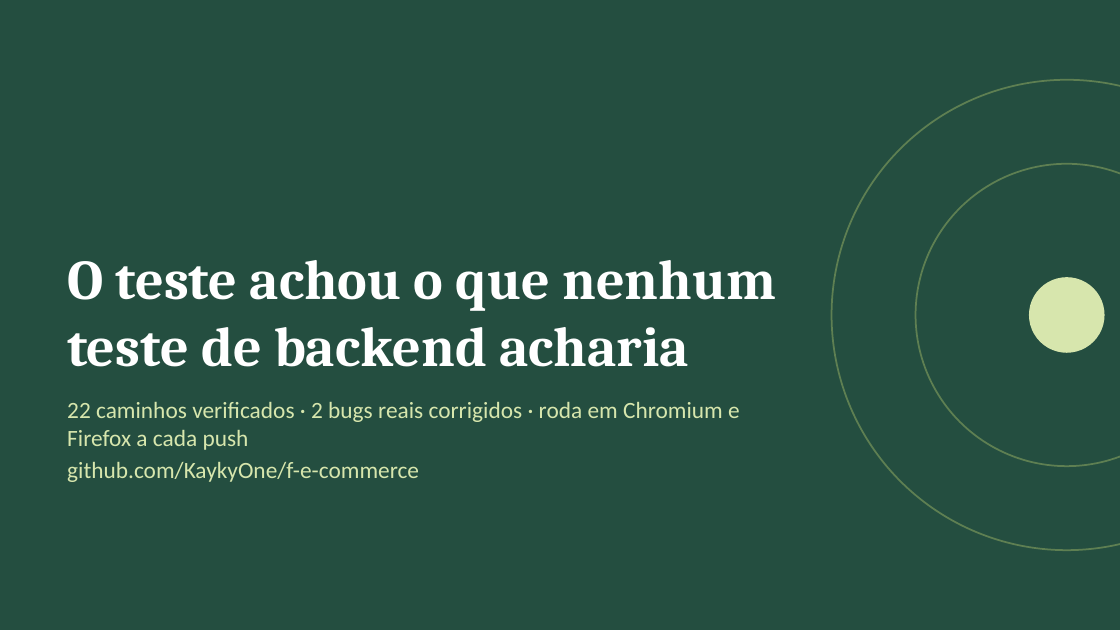
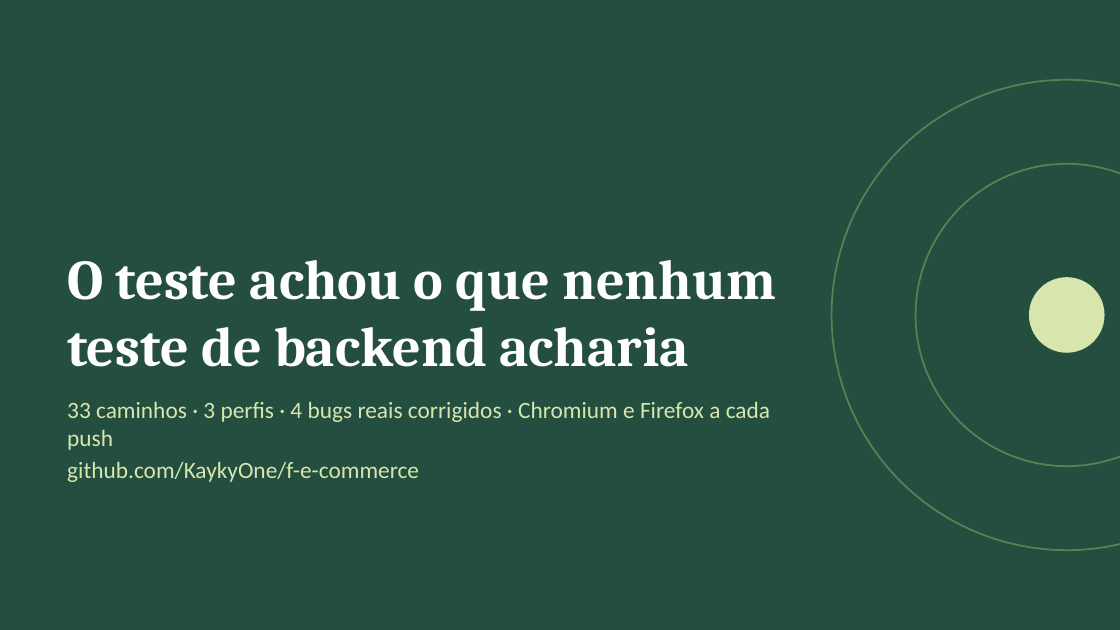
Before and after one commit to KaykyOne/f-e-commerce, a slide deck: slide 16 of docs/tema-14-navegacao/Apresentacao-Tema14-Navegacao.pptx (slide 13 before the commit). Drawn at 1120x630 pixels with LibreOffice and Linux fonts; fonts in the diff are those of the drawing. Boxes give left, top, right and bottom in pixels: in the first picture for what was removed or moved away, otherwise in the second. Text is boxed around its words. In the diff, an @@ line names an element or a change of style, - is before the commit and + after.

```diff
--- a/docs/tema-14-navegacao/Apresentacao-Tema14-Navegacao.pptx
+++ b/docs/tema-14-navegacao/Apresentacao-Tema14-Navegacao.pptx
@@ text at (67,402,770,450): text changed @@
-22 caminhos verificados · 2 bugs reais corrigidos · roda em Chromium e Firefox a cada push
+33 caminhos · 3 perfis · 4 bugs reais corrigidos · Chromium e Firefox a cada push
```
Also in this commit, not shown: 8 other slides changed, 5 slides added, 2 slides removed, 14 other files.
